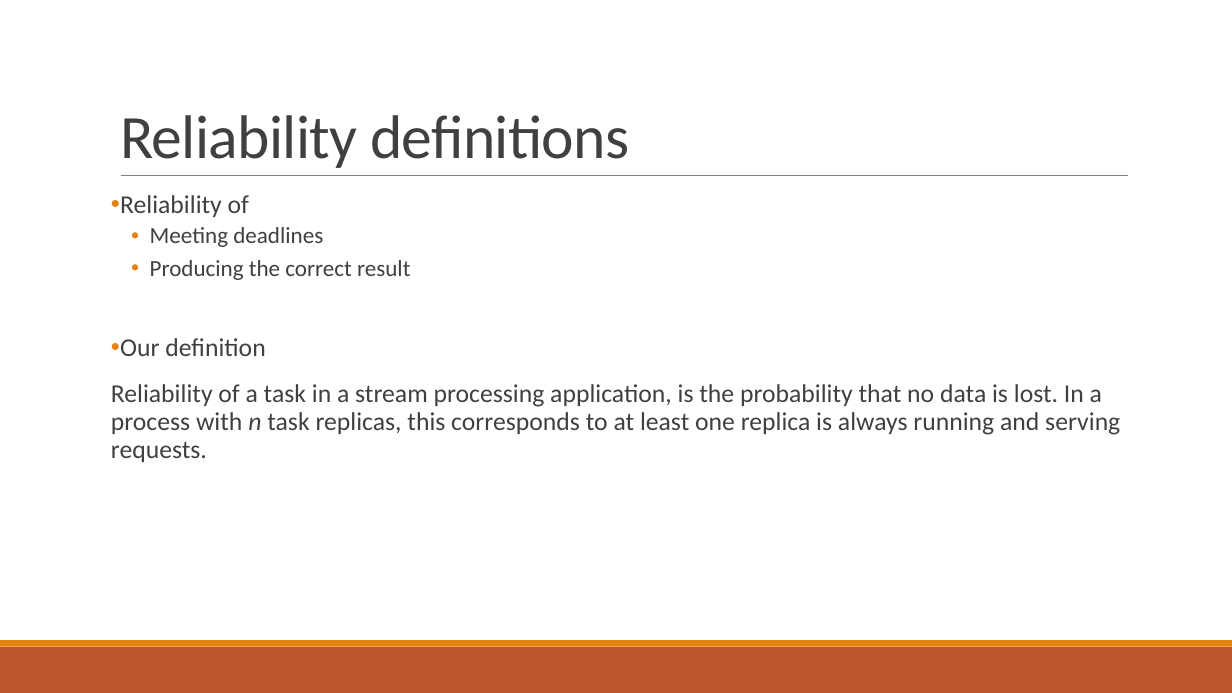
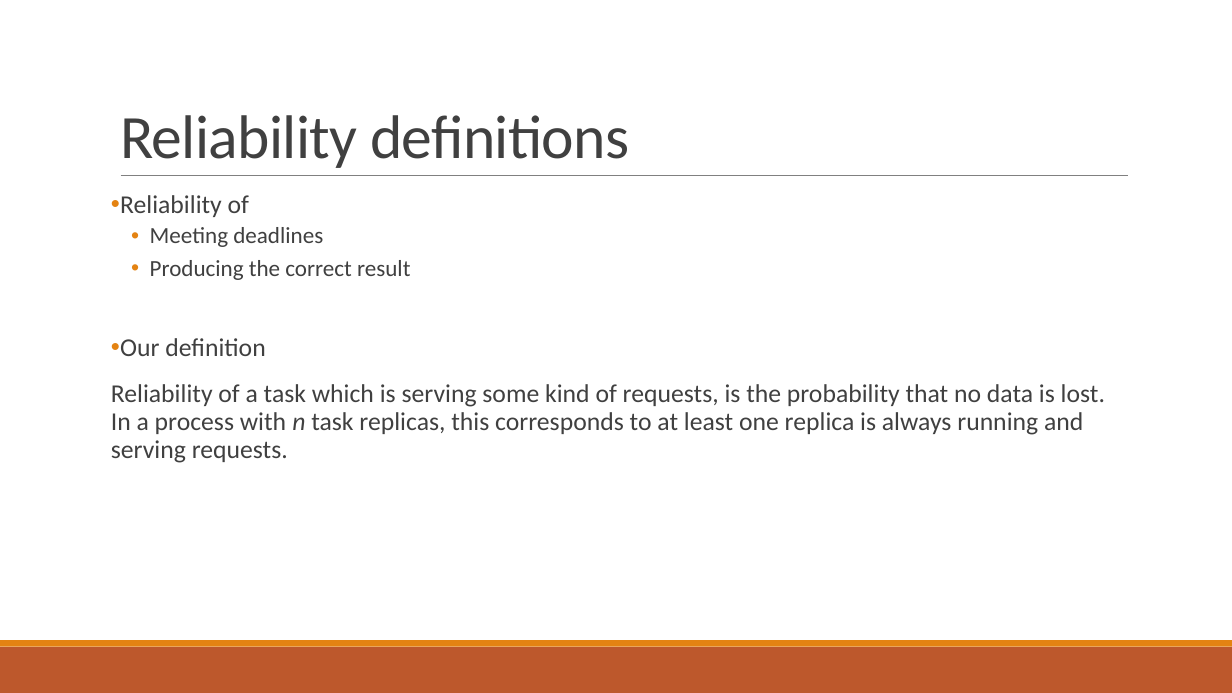
Before and after one commit to PStahl/master_thesis, a slide deck: slide 4 of presentation/presentation.pptx. Drawn at 1232x693 pixels with LibreOffice and Linux fonts; fonts in the diff are those of the drawing. Boxes give left, top, right and bottom in pixels: in the first picture for what was removed or moved away, otherwise in the second. Text is boxed around its words. In the diff, an @@ line names an element or a change of style, - is before the commit and + after.

Commit message:
update presentation

```diff
--- a/presentation/presentation.pptx
+++ b/presentation/presentation.pptx
@@ text at [111, 384, 1105, 463]: text changed @@
-Reliability of a task in a stream processing application, is the probability that no data is lost. In a process with n task replicas, this corresponds to at least one replica is always running and serving requests.
+Reliability of a task which is serving some kind of requests, is the probability that no data is lost. In a process with n task replicas, this corresponds to at least one replica is always running and serving requests.
```
Also in this commit, not shown: 8 other slides changed, 11 slides added, 2 slides removed.
